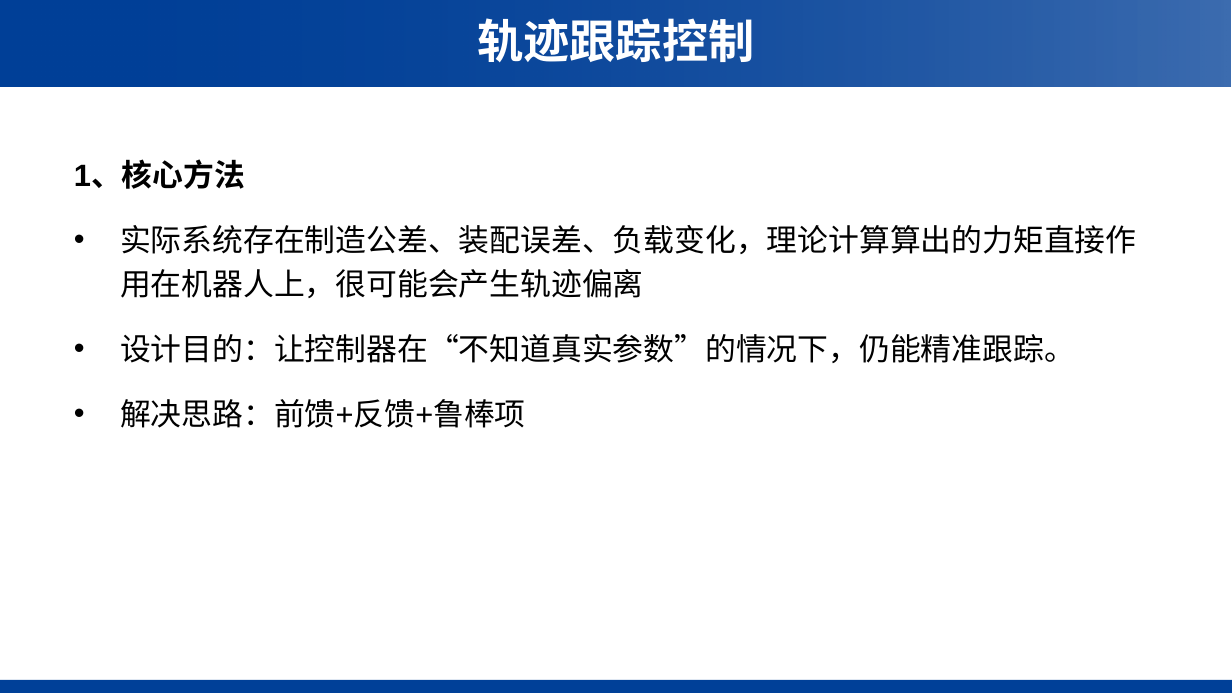
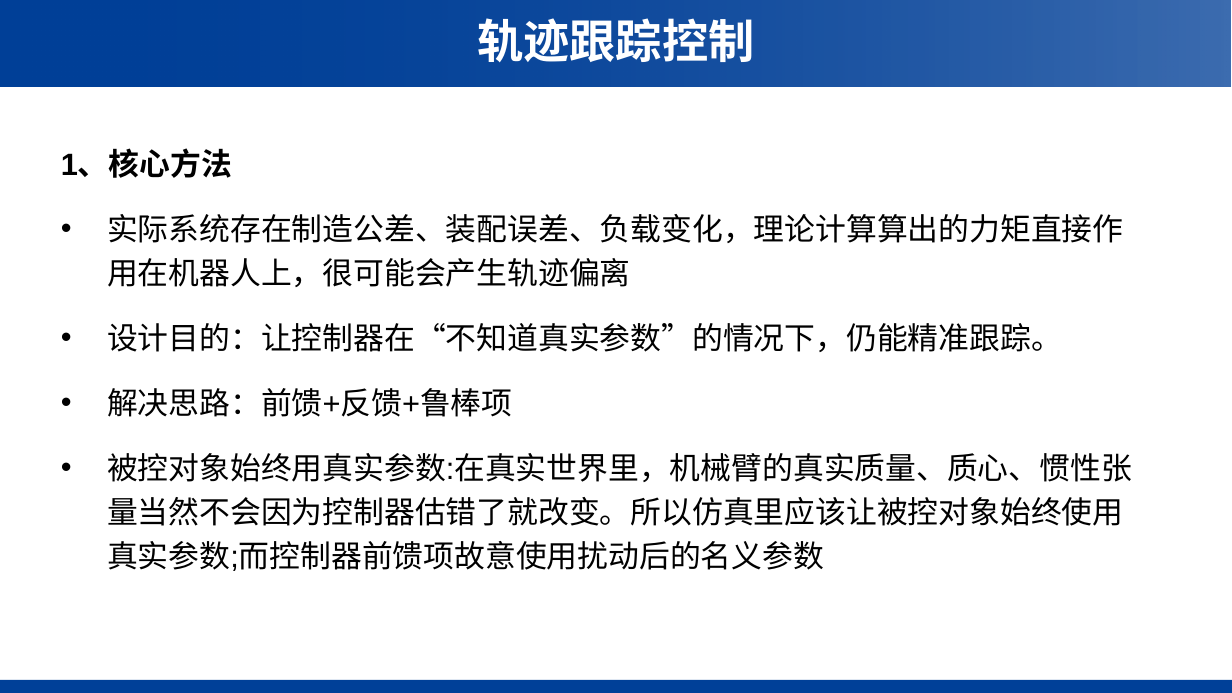
Before and after one commit to kuixuanji/NumericalAnalysis, a slide deck: slide 2 of 参数不准动力学建模.pptx. Drawn at 1232x693 pixels with LibreOffice and Linux fonts; fonts in the diff are those of the drawing; background and template pictures are left out. Boxes give left, top, right and bottom in pixels: in the first picture for what was removed or moved away, otherwise in the second. Text is boxed around its words. In the diff, an @@ line names an element or a change of style, - is before the commit and + after.

Commit message:
参数不准代码与ppt更新

```diff
--- a/参数不准动力学建模.pptx
+++ b/参数不准动力学建模.pptx
@@ text "1、核心方法": place and size @@
-text "1、核心方法" at <box>74,162,1136,428</box>
+text "1、核心方法" at <box>61,150,1132,571</box>
@@ text at <box>107,453,1132,571</box>: paragraph added @@
+• 被控对象始终用真实参数:在真实世界里，机械臂的真实质量、质心、惯性张量当然不会因为控制器估错了就改变。所以仿真里应该让被控对象始终使用真实参数;而控制器前馈项故意使用扰动后的名义参数
```
Also in this commit, not shown: 2 other slides changed, 7 slides added, 2 other files.
